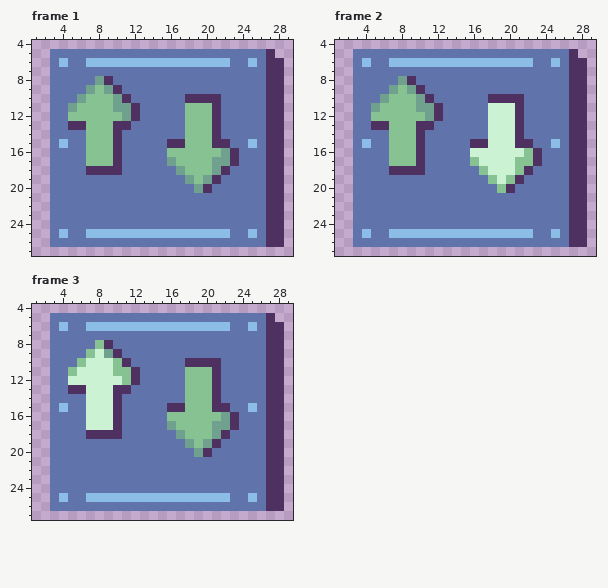
A pixel-art file gets an edit: assets/gfx/world/Elevator Buttons.aseprite. The first picture shows the starting point.
32x32 pixels, 3 frames. Shown: frame 1: x 1..29, y 4..27; frame 2: x 1..29, y 4..27; frame 3: x 1..29, y 4..27.
The same view after the edit:
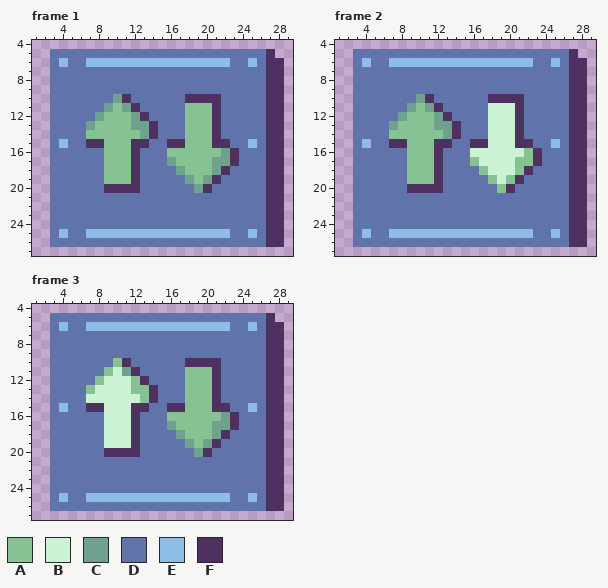
Palette (. is transparent): A #87c293  B #ccf2d4  C #70a18f  D #6074ab  E #8bbde6  F #4e3161
Difference:
Frame 1, layer "Layer 1":
y 8: x 8..9 CF -> DD
y 9: x 7..10 CACF -> DDDD
y 10: x 6..9 CAAA -> DDDD
y 11: x 5..10 CAAAAC -> DDDDCA
y 12: x 5..8 AAAA -> DDDC; x 11..13 CFD -> ACF
y 13: x 5..7 FFA -> DDC; x 10..14 FFDDD -> AACCF
y 14: x 10..14 FDDDD -> AAACF
y 15: x 7..8 AA -> FF; x 10..13 FDDD -> AAFF
y 16..17: x 7..8 AA -> DD; x 10..12 FDD -> AAF
y 18: x 7..12 FFFFDD -> DDAAAF
y 19: x 9..12 DDDD -> AAAF
y 20: x 9..12 DDDD -> FFFF
Frame 2, layer "Layer 1": the same change as frame 1
Frame 3, layer "Layer 1":
y 8: x 8..9 AF -> DD
y 9: x 7..10 ABCF -> DDDD
y 10: x 6..9 ABBB -> DDDD
y 11: x 5..11 ABBBBAA -> DDDDABC
y 12: x 5..8 BBBB -> DDDA; x 11..13 AFD -> BAF
y 13: x 5..7 FFB -> DDA; x 10..14 FFDDD -> BBAAF
y 14: x 10..14 FDDDD -> BBBAF
y 15: x 7..8 BB -> FF; x 10..13 FDDD -> BBFF
y 16..17: x 7..8 BB -> DD; x 10..12 FDD -> BBF
y 18: x 7..12 FFFFDD -> DDBBBF
y 19: x 9..12 DDDD -> BBBF
y 20: x 9..12 DDDD -> FFFF
Pixel boxes of the changes (left, top, right, bottom) in both pictures:
changed: (68, 76, 158, 193)
changed: (371, 76, 461, 193)
changed: (68, 340, 158, 457)
